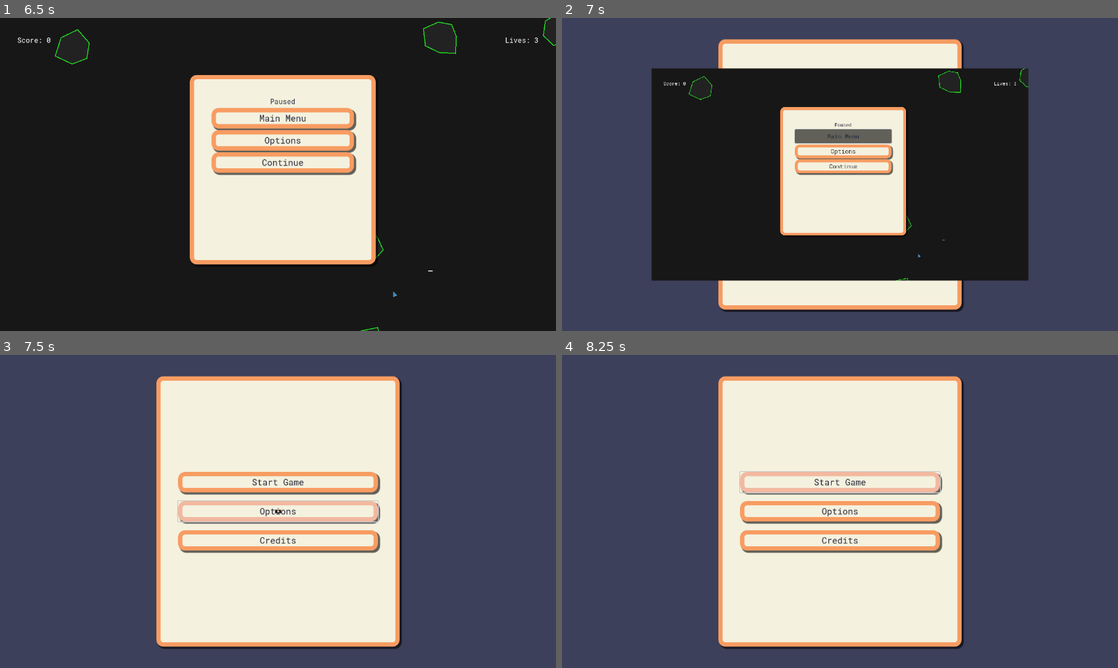
Above: before the commit, frames 1-4 (two rows, left to right).
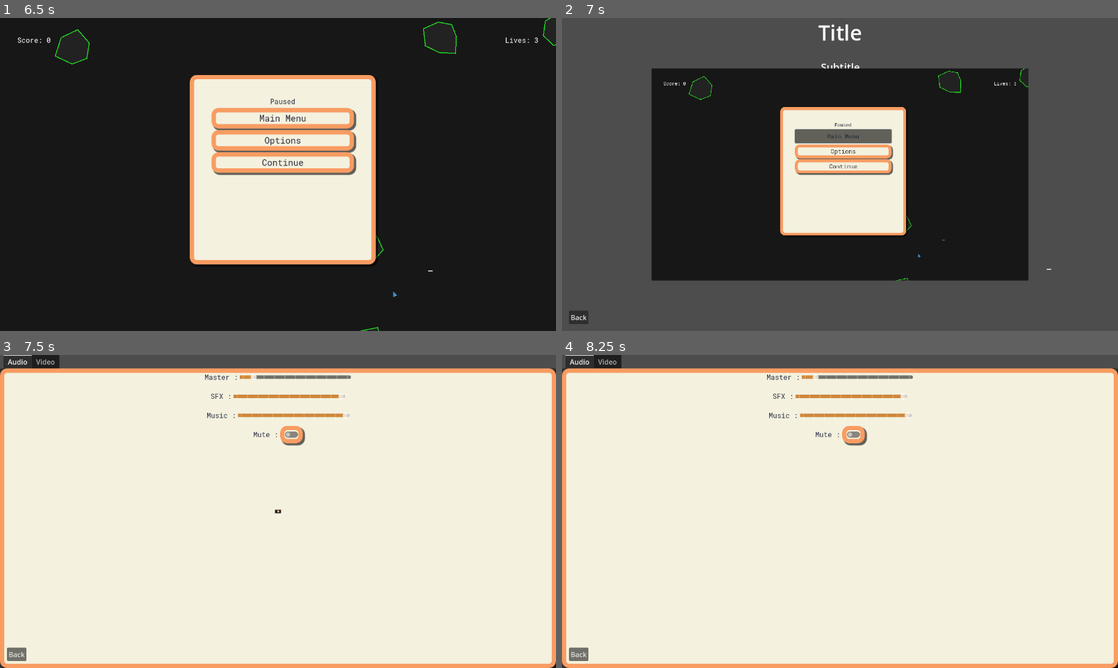
Above: after the commit, the same moments.

Repository: PlanetAriumGameStudio/movie-bluff-gameapp
Game: Godot game, scene res://scenes/menus/main_menu/main_menu.tscn
Two runs of this game, one before a commit and one after it. Both use one fixed random seed, a clock stepped at 60 frames per second and the inputs below.
Inputs (mouse positions are in pixels of both pictures, inside the frame that each line leads up to):
- Up to frame 1 (6.5 s): click "Options" at 0.5 s; click "Back" at 1.25 s; click "New Game" at 2 s; tap Enter (ui_accept) at 2.75, 3.02, 3.77, 5.27, 6.02 s; move the mouse to (400, 158) at 2.77 s; hold D (right) 2.78-3.53 s; click (400, 158) at 2.92 s; move the mouse to (166, 190) at 3.52 s; hold S (down) 3.53-4.28 s; click (166, 190) at 3.67 s; move the mouse to (333, 105) at 4.27 s; hold D (right) 4.28-5.03 s; click (333, 105) at 4.42 s; move the mouse to (250, 237) at 5.02 s; hold W (up) 5.03-5.78 s; click (250, 237) at 5.17 s; move the mouse to (444, 221) at 5.77 s; hold Left (left) from 5.78 s (still down); click (444, 221) at 5.92 s; tap Escape (pause) at 6.4 s
- Up to frame 2 (7 s): release Left (left) at 6.5 s; click "Main Menu" at 6.5 s
- Up to frame 3 (7.5 s): click "Options" at 7.25 s
- Up to frame 4 (8.25 s): click (840, 483) at 8 s, where only the run before the commit has a clickable "Start Game"

Frame 1 is identical in both runs. In frame 2, 8.9% of the frame differs, in the area x 1-88%, y 2-98%; in frame 3, 66%, in the area x 0-100%, y 0-100%; in frame 4, 66%.
Error before the commit: Attempt to call function 'instantiate' in base 'null instance' on a null instance. (res://scripts/main_panel.gd:11)

Commit message:
Start pause menu templating, more rearranging project

Diff:
--- /dev/null
+++ b/core/scenes/adhoc_menus/adhoc_menu.gd
@@ -0,0 +1,46 @@
+@tool
+class_name AdhocMenu
+extends Control
+
+@export var pauses_game : bool = false :
+	set(value):
+		pauses_game = value
+		if pauses_game:
+			process_mode = PROCESS_MODE_ALWAYS
+		else:
+			process_mode = PROCESS_MODE_INHERIT
+
+var _initial_pause_state : bool = false
+var _initial_focus_mode : FocusMode = FOCUS_ALL
+var _initial_mouse_mode : int
+var _initial_focus_control
+var _scene_tree : SceneTree
+
+func close():
+	_scene_tree.paused = _initial_pause_state
+	Input.set_mouse_mode(_initial_mouse_mode)
+	if is_instance_valid(_initial_focus_control) and _initial_focus_control.is_inside_tree():
+		_initial_focus_control.focus_mode = _initial_focus_mode
+		_initial_focus_control.grab_focus()
+	queue_free()
+
+func _handle_cancel_input():
+	close()
+
+func _unhandled_input(event):
+	if event.is_action_pressed("ui_cancel"):
+		_handle_cancel_input()
+		get_viewport().set_input_as_handled()
+
+func _on_close_button_pressed():
+	close()
+
+func _enter_tree():
+	_initial_focus_control = get_viewport().gui_get_focus_owner()
+	_initial_mouse_mode = Input.get_mouse_mode()
+	_scene_tree = get_tree()
+	_initial_pause_state = _scene_tree.paused
+	if not Engine.is_editor_hint():
+		_scene_tree.paused = pauses_game or _initial_pause_state
+	if _initial_focus_control:
+		_initial_focus_mode = _initial_focus_control.focus_mode
--- /dev/null
+++ b/core/scenes/adhoc_menus/adhoc_menu.tscn
@@ -0,0 +1,67 @@
+[gd_scene load_steps=2 format=3 uid="uid://cl7dx667g41nu"]
+
+[ext_resource type="Script" path="res://core/scenes/adhoc_menus/adhoc_menu.gd" id="1_wt1kj"]
+
+[node name="AdhocMenu" type="Control"]
+layout_mode = 3
+anchors_preset = 15
+anchor_right = 1.0
+anchor_bottom = 1.0
+grow_horizontal = 2
+grow_vertical = 2
+script = ExtResource("1_wt1kj")
+
+[node name="BackgroundColor" type="ColorRect" parent="."]
+layout_mode = 1
+anchors_preset = 15
+anchor_right = 1.0
+anchor_bottom = 1.0
+grow_horizontal = 2
+grow_vertical = 2
+
+[node name="MenuPanelContainer" type="PanelContainer" parent="."]
+unique_name_in_owner = true
+process_mode = 3
+layout_mode = 1
+anchors_preset = 15
+anchor_right = 1.0
+anchor_bottom = 1.0
+grow_horizontal = 2
+grow_vertical = 2
+
+[node name="PanelColor" type="ColorRect" parent="MenuPanelContainer"]
+layout_mode = 2
+
+[node name="MarginContainer" type="MarginContainer" parent="MenuPanelContainer"]
+layout_mode = 2
+
+[node name="BoxContainer" type="BoxContainer" parent="MenuPanelContainer/MarginContainer"]
+layout_mode = 2
+
+[node name="TitleContainer" type="MarginContainer" parent="MenuPanelContainer/MarginContainer/BoxContainer"]
+layout_mode = 2
+
+[node name="TitleLabel" type="Label" parent="MenuPanelContainer/MarginContainer/BoxContainer/TitleContainer"]
+layout_mode = 2
+
+[node name="DescriptionMargin" type="MarginContainer" parent="MenuPanelContainer/MarginContainer/BoxContainer"]
+layout_mode = 2
+
+[node name="DescriptionLabel" type="RichTextLabel" parent="MenuPanelContainer/MarginContainer/BoxContainer/DescriptionMargin"]
+layout_mode = 2
+
+[node name="MenuButtonsMargin" type="MarginContainer" parent="MenuPanelContainer/MarginContainer/BoxContainer"]
+layout_mode = 2
+
+[node name="MenuButtons" type="BoxContainer" parent="MenuPanelContainer/MarginContainer/BoxContainer/MenuButtonsMargin"]
+unique_name_in_owner = true
+layout_mode = 2
+
+[node name="CloseButton" type="Button" parent="MenuPanelContainer/MarginContainer/BoxContainer/MenuButtonsMargin/MenuButtons"]
+custom_minimum_size = Vector2(128, 40)
+layout_mode = 2
+size_flags_vertical = 8
+text = "Close
+"
+
+[connection signal="pressed" from="MenuPanelContainer/MarginContainer/BoxContainer/MenuButtonsMargin/MenuButtons/CloseButton" to="." method="_on_close_button_pressed"]
--- /dev/null
+++ b/core/scenes/adhoc_menus/adhoc_menu_container.gd
@@ -0,0 +1,14 @@
+@tool
+class_name AdhocMenuContainer
+extends AdhocMenu
+
+@export var menu_scene : PackedScene :
+	set(value):
+		var _value_changed = menu_scene != value
+		menu_scene = value
+		if _value_changed:
+			for child in %MenuContainer.get_children():
+				child.queue_free()
+			if menu_scene:
+				var _instance = menu_scene.instantiate()
+				%MenuContainer.add_child(_instance)
--- /dev/null
+++ b/core/scenes/adhoc_menus/adhoc_menu_container.tscn
@@ -0,0 +1,25 @@
+[gd_scene load_steps=3 format=3 uid="uid://nxcaymswyj1e"]
+
+[ext_resource type="PackedScene" uid="uid://cl7dx667g41nu" path="res://core/scenes/adhoc_menus/adhoc_menu.tscn" id="1_6gbum"]
+[ext_resource type="Script" path="res://core/scenes/adhoc_menus/adhoc_menu_container.gd" id="2_nv8ey"]
+
+[node name="AdhocMenuContainer" instance=ExtResource("1_6gbum")]
+script = ExtResource("2_nv8ey")
+menu_scene = null
+
+[node name="TitleContainer" parent="MenuPanelContainer/MarginContainer/BoxContainer" index="0"]
+visible = false
+
+[node name="DescriptionMargin" parent="MenuPanelContainer/MarginContainer/BoxContainer" index="1"]
+visible = false
+
+[node name="MenuContainer" type="MarginContainer" parent="MenuPanelContainer/MarginContainer/BoxContainer" index="2"]
+unique_name_in_owner = true
+layout_mode = 2
+
+[node name="MenuButtonsMargin" parent="MenuPanelContainer/MarginContainer/BoxContainer" index="3"]
+theme_override_constants/margin_top = 16
+theme_override_constants/margin_bottom = 16
+
+[node name="CloseButton" parent="MenuPanelContainer/MarginContainer/BoxContainer/MenuButtonsMargin/MenuButtons" index="0"]
+text = "Back"
--- /dev/null
+++ b/core/scenes/adhoc_menus/menus/mini_options_adhoc_menu.tscn
@@ -0,0 +1,10 @@
+[gd_scene load_steps=3 format=3 uid="uid://dbr548gved2lf"]
+
+[ext_resource type="PackedScene" uid="uid://nxcaymswyj1e" path="res://core/scenes/adhoc_menus/adhoc_menu_container.tscn" id="1_jbpp3"]
+[ext_resource type="PackedScene" uid="uid://crn7mx7njbtm5" path="res://core/scenes/menus/options_menu/mini_options_menu.tscn" id="2_1b846"]
+
+[node name="AdhocMenuContainer" instance=ExtResource("1_jbpp3")]
+menu_scene = ExtResource("2_1b846")
+
+[node name="TitleLabel" parent="MenuPanelContainer/MarginContainer/BoxContainer/TitleContainer" index="0"]
+text = "Options"
--- /dev/null
+++ b/core/scenes/adhoc_menus/menus/pause_menu.gd
@@ -0,0 +1,78 @@
+class_name PauseMenu
+extends AdhocMenu
+
+@export var options_packed_scene : PackedScene
+@export_file("*.tscn") var main_menu_scene : String
+
+var popup_open
+
+func close_popup():
+	if popup_open != null:
+		popup_open.hide()
+		popup_open = null
+
+func _disable_focus():
+	for child in %MenuButtons.get_children():
+		if child is Control:
+			child.focus_mode = FOCUS_NONE
+
+func _enable_focus():
+	for child in %MenuButtons.get_children():
+		if child is Control:
+			child.focus_mode = FOCUS_ALL
+
+func _load_scene(scene_path: String):
+	_scene_tree.paused = false
+	TransitionManager.change_scene(scene_path, 1)
+
+func open_options_menu():
+	var options_scene = options_packed_scene.instantiate()
+	add_child(options_scene)
+	_disable_focus.call_deferred()
+	await options_scene.tree_exiting
+	_enable_focus.call_deferred()
+
+func _handle_cancel_input():
+	if popup_open != null:
+		close_popup()
+	else:
+		super._handle_cancel_input()
+
+func _setup_options():
+	if options_packed_scene == null:
+		%OptionsButton.hide()
+
+func _setup_main_menu():
+	if main_menu_scene.is_empty():
+		%MainMenuButton.hide()
+
+func _ready():
+	if OS.has_feature("web"):
+		%ExitButton.hide()
+	_setup_options()
+	_setup_main_menu()
+
+func _on_restart_button_pressed():
+	%ConfirmRestart.popup_centered()
+	popup_open = %ConfirmRestart
+
+func _on_options_button_pressed():
+	open_options_menu()
+
+func _on_main_menu_button_pressed():
+	%ConfirmMainMenu.popup_centered()
+	popup_open = %ConfirmMainMenu
+
+func _on_exit_button_pressed():
+	%ConfirmExit.popup_centered()
+	popup_open = %ConfirmExit
+
+func _on_confirm_restart_confirmed():
+	TransitionManager.reload_current_scene()
+	close()
+
+func _on_confirm_main_menu_confirmed():
+	_load_scene(main_menu_scene)
+
+func _on_confirm_exit_confirmed():
+	get_tree().quit()
--- /dev/null
+++ b/core/scenes/adhoc_menus/menus/pause_menu.tscn
@@ -0,0 +1,49 @@
+[gd_scene load_steps=4 format=3 uid="uid://dlj6h3okxnkpq"]
+
+[ext_resource type="PackedScene" uid="uid://cl7dx667g41nu" path="res://core/scenes/adhoc_menus/adhoc_menu.tscn" id="1_cclk2"]
+[ext_resource type="Script" path="res://core/scenes/adhoc_menus/menus/pause_menu.gd" id="1_s64fm"]
+[ext_resource type="PackedScene" uid="uid://dbr548gved2lf" path="res://core/scenes/adhoc_menus/menus/mini_options_adhoc_menu.tscn" id="3_ryawl"]
+
+[node name="PauseMenu" instance=ExtResource("1_cclk2")]
+script = ExtResource("1_s64fm")
+options_packed_scene = ExtResource("3_ryawl")
+main_menu_scene = ""
+pauses_game = true
+
+[node name="MarginContainer" parent="MenuPanelContainer" index="1"]
+theme_override_constants/margin_left = 64
+theme_override_constants/margin_right = 64
+
+[node name="TitleLabel" parent="MenuPanelContainer/MarginContainer/BoxContainer/TitleContainer" index="0"]
+text = "Paused"
+
+[node name="MenuButtonsMargin" parent="MenuPanelContainer/MarginContainer/BoxContainer" index="2"]
+theme_override_constants/margin_top = 16
+theme_override_constants/margin_bottom = 16
+
+[node name="CloseButton" parent="MenuPanelContainer/MarginContainer/BoxContainer/MenuButtonsMargin/MenuButtons" index="0"]
+unique_name_in_owner = true
+text = "Resume
+"
+
+[node name="OptionsButton" type="Button" parent="MenuPanelContainer/MarginContainer/BoxContainer/MenuButtonsMargin/MenuButtons" index="1"]
+unique_name_in_owner = true
+custom_minimum_size = Vector2(128, 40)
+layout_mode = 2
+text = "Options"
+
+[node name="MainMenuButton" type="Button" parent="MenuPanelContainer/MarginContainer/BoxContainer/MenuButtonsMargin/MenuButtons" index="2"]
+unique_name_in_owner = true
+custom_minimum_size = Vector2(128, 40)
+layout_mode = 2
+text = "Main Menu"
+
+[node name="ExitButton" type="Button" parent="MenuPanelContainer/MarginContainer/BoxContainer/MenuButtonsMargin/MenuButtons" index="3"]
+unique_name_in_owner = true
+custom_minimum_size = Vector2(128, 40)
+layout_mode = 2
+text = "Exit"
+
+[connection signal="pressed" from="MenuPanelContainer/MarginContainer/BoxContainer/MenuButtonsMargin/MenuButtons/OptionsButton" to="." method="_on_options_button_pressed"]
+[connection signal="pressed" from="MenuPanelContainer/MarginContainer/BoxContainer/MenuButtonsMargin/MenuButtons/MainMenuButton" to="." method="_on_main_menu_button_pressed"]
+[connection signal="pressed" from="MenuPanelContainer/MarginContainer/BoxContainer/MenuButtonsMargin/MenuButtons/ExitButton" to="." method="_on_exit_button_pressed"]
--- /dev/null
+++ b/scenes/menus/adhoc_menus/pause_menu.gd
@@ -0,0 +1 @@
+extends PauseMenu
--- /dev/null
+++ b/scenes/menus/adhoc_menus/pause_menu.tscn
@@ -0,0 +1,11 @@
+[gd_scene load_steps=4 format=3 uid="uid://byl8k38axxkwq"]
+
+[ext_resource type="PackedScene" uid="uid://dlj6h3okxnkpq" path="res://core/scenes/adhoc_menus/menus/pause_menu.tscn" id="1_5x57i"]
+[ext_resource type="Script" path="res://scenes/menus/adhoc_menus/pause_menu.gd" id="2_5ykyn"]
+[ext_resource type="PackedScene" uid="uid://bju5saiwgpjas" path="res://scenes/menus/options_menu/mini_options_menu.tscn" id="3_lqsrc"]
+
+[node name="PauseMenu" instance=ExtResource("1_5x57i")]
+process_mode = 3
+script = ExtResource("2_5ykyn")
+options_packed_scene = ExtResource("3_lqsrc")
+main_menu_scene = "res://scenes/menus/main_menu/main_menu.tscn"
--- a/scenes/menus/options_menu/mini_options_menu.tscn
+++ b/scenes/menus/options_menu/mini_options_menu.tscn
@@ -5,4 +5,3 @@
 
 [node name="MiniOptionsMenu" instance=ExtResource("1_p4l4t")]
 script = ExtResource("2_s5iuk")
-audio_control_scene = null
--- a/scripts/asteroids_game.gd
+++ b/scripts/asteroids_game.gd
@@ -14,7 +14,6 @@
 @onready var score_label : Label = $GUI/MarginContainer/Score
 @onready var lives_label : Label = $GUI/MarginContainer/Lives
 @onready var respawn_timer_label : Label = $GUI/MarginContainer/RespawnTimer
-@onready var pause_menu : PauseMenu = $GUI/PauseMenu
 @onready var game_over_menu : PanelContainer = $GUI/GameOverMenu
 @onready var asteroids_manager : AsteroidsManager = $AsteroidsManager
 
@@ -77,7 +76,7 @@
 func _on_main_menu_button_pressed() -> void:
 	if get_tree().paused:
 		get_tree().paused = not get_tree().paused
-	TransitionManager.change_scene("res://scenes/main_menu.tscn", 1)
+	TransitionManager.change_scene("res://scenes/menus/main_menu/main_menu.tscn", 1)
 
 func _on_try_again_button_pressed() -> void:
 	_ready()
--- a/scripts/options_panel.gd
+++ b/scripts/options_panel.gd
@@ -1,22 +1,22 @@
-extends AudioOptionsMenu
+extends Control
 
-#@onready var master_volume_slider : HSlider = $MarginContainer/VBoxContainer/MasterVolumeSlider
-#@onready var music_volume_slider : HSlider = $MarginContainer/VBoxContainer/MusicVolumeSlider
-#@onready var sfx_volume_slider : HSlider = $MarginContainer/VBoxContainer/SfxVolumeSlider
-#
-#func _ready() -> void:
-	#master_volume_slider.value = AppSettings.get_bus_volume(0) * 100.0
-	#sfx_volume_slider.value = AppSettings.get_bus_volume(1) * 100.0
-	#music_volume_slider.value = AppSettings.get_bus_volume(2) * 100.0
-#
-#func _on_master_volume_slider_value_changed(value: float) -> void:
-	#AppSettings.set_bus_volume(0, value / 100.0)
-#
-#func _on_sfx_volume_slider_value_changed(value: float) -> void:
-	#AppSettings.set_bus_volume(1, value / 100.0)
-#
-#func _on_music_volume_slider_value_changed(value: float) -> void:
-	#AppSettings.set_bus_volume(2, value / 100.0)
-#
-#func _on_confirm_button_pressed() -> void:
-	#queue_free()
+@onready var master_volume_slider : HSlider = $MarginContainer/VBoxContainer/MasterVolumeSlider
+@onready var music_volume_slider : HSlider = $MarginContainer/VBoxContainer/MusicVolumeSlider
+@onready var sfx_volume_slider : HSlider = $MarginContainer/VBoxContainer/SfxVolumeSlider
+
+func _ready() -> void:
+	master_volume_slider.value = AppSettings.get_bus_volume(0) * 100.0
+	sfx_volume_slider.value = AppSettings.get_bus_volume(1) * 100.0
+	music_volume_slider.value = AppSettings.get_bus_volume(2) * 100.0
+
+func _on_master_volume_slider_value_changed(value: float) -> void:
+	AppSettings.set_bus_volume(0, value / 100.0)
+
+func _on_sfx_volume_slider_value_changed(value: float) -> void:
+	AppSettings.set_bus_volume(1, value / 100.0)
+
+func _on_music_volume_slider_value_changed(value: float) -> void:
+	AppSettings.set_bus_volume(2, value / 100.0)
+
+func _on_confirm_button_pressed() -> void:
+	queue_free()
--- a/scripts/pause_menu.gd
+++ b/scripts/pause_menu.gd
@@ -1,4 +1,3 @@
-class_name PauseMenu
 extends PanelContainer
 
 func _process(delta:float) -> void:
@@ -11,7 +10,7 @@
 
 func _navigate_to_main_menu():
 	_toggle_visibility()
-	TransitionManager.change_scene("res://scenes/main_menu.tscn", 1)
+	TransitionManager.change_scene("res://scenes/menus/main_menu/main_menu.tscn", 1)
 
 func _on_options_button_pressed() -> void:
 	var options_panel = load("res://scenes/options_panel.tscn").instantiate()
--- /dev/null
+++ b/scripts/pause_menu_controller.gd
@@ -0,0 +1,18 @@
+class_name PauseMenuController
+extends Node
+
+## Node for opening a pause menu when detecting a 'ui_cancel' event.
+
+@export var pause_menu_packed : PackedScene
+@export var focused_viewport : Viewport
+
+func _unhandled_input(event):
+	if event.is_action_pressed("ui_cancel"):
+		if not focused_viewport:
+			focused_viewport = get_viewport()
+		var _initial_focus_control = focused_viewport.gui_get_focus_owner()
+		var current_menu = pause_menu_packed.instantiate()
+		get_tree().current_scene.call_deferred("add_child", current_menu)
+		await current_menu.tree_exited
+		if is_inside_tree() and _initial_focus_control:
+			_initial_focus_control.grab_focus()
Not shown, changed: export/index.pck
Not shown, added: scenes/game_scenes/asteroids/astBC11.tmp
